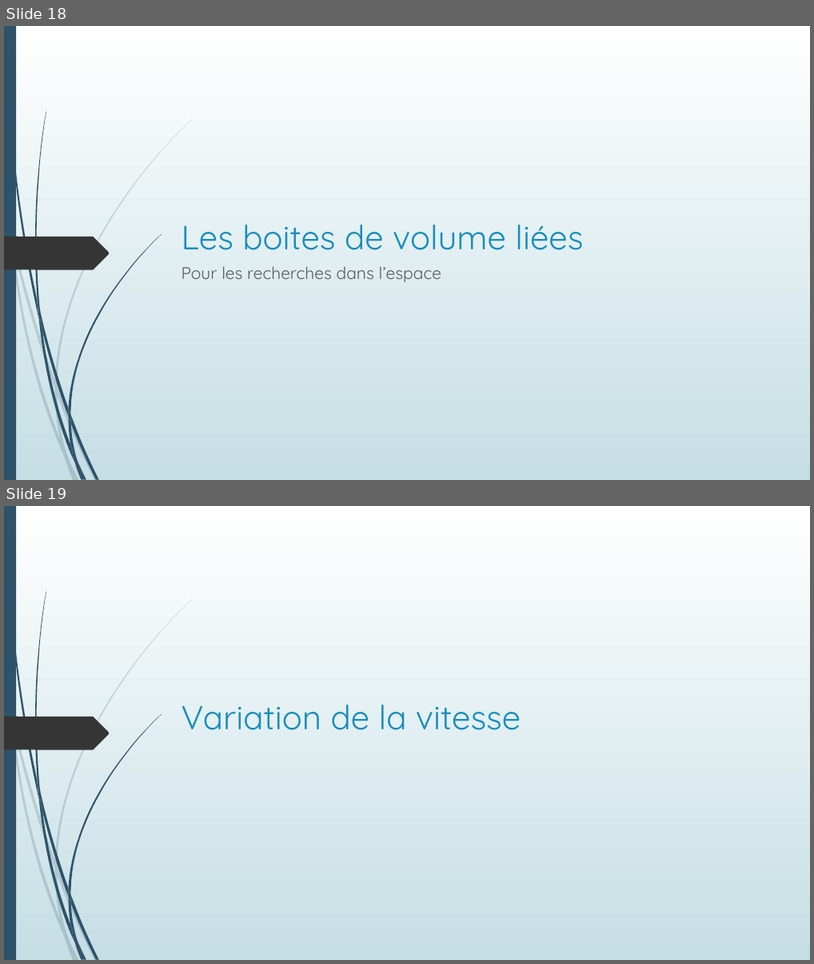
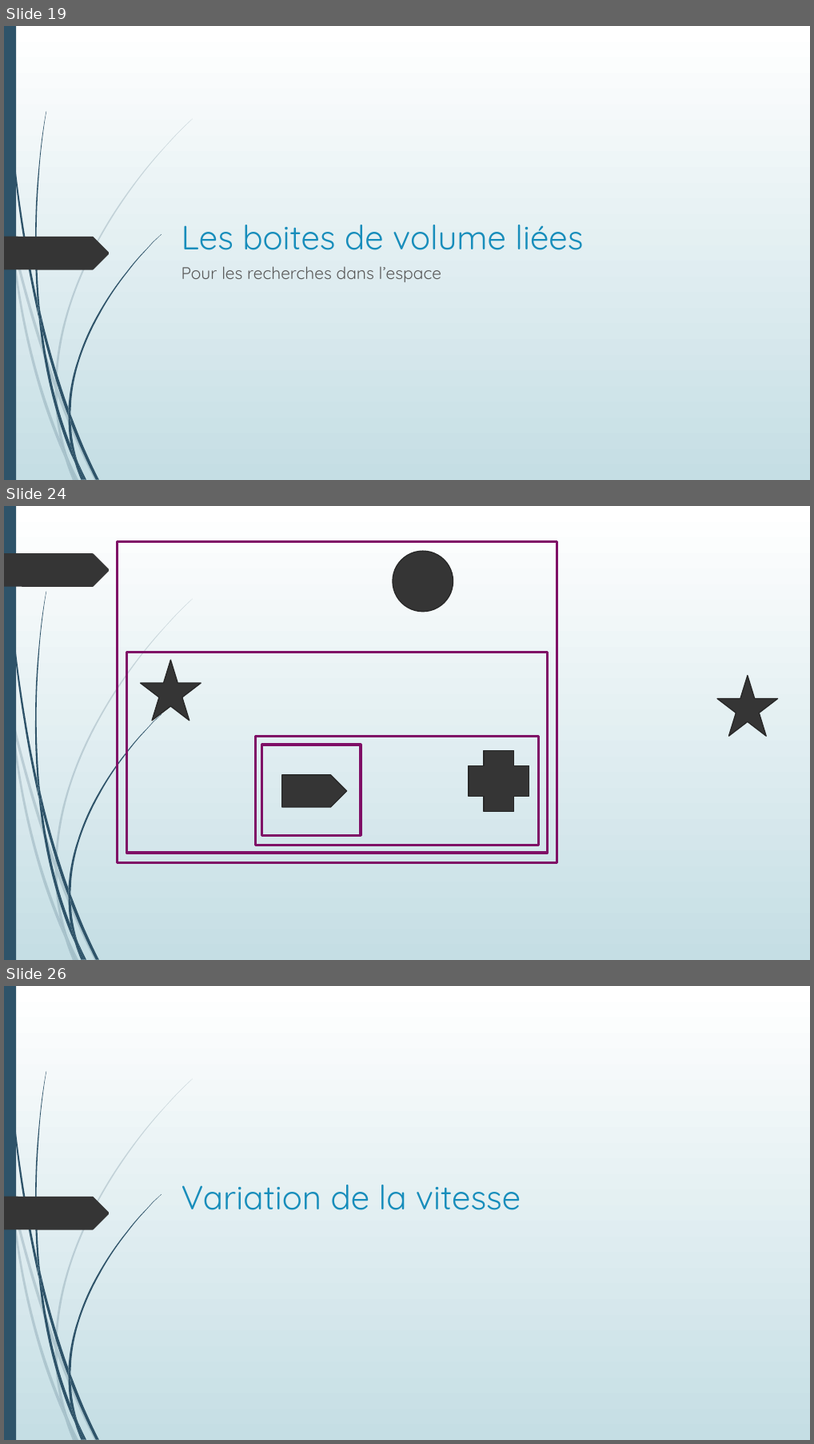
Before and after one commit to Poroing/CrowdDeplacementOptimisation, a slide deck: Présentation/Détermination d'un plan d'évacuation incendie.pptx. Shown one above the other, each under a label of ours: slides 18 and 19 before the commit, slides 19, 24 and 26 after it; the slides between them are not shown. The pictures are 814x964 and 814x1444 pixels, drawn with LibreOffice and Linux fonts; fonts in the diff are those of the drawing. Boxes give left, top, right and bottom in pixels: in the first picture for what was removed or moved away, otherwise in the second. Text is boxed around its words. In the diff, an @@ line names an element or a change of style, - is before the commit and + after.

```diff
--- a/Présentation/Détermination d'un plan d'évacuation incendie.pptx
+++ b/Présentation/Détermination d'un plan d'évacuation incendie.pptx
@@ slide 24 added at (x1=4, y1=506, x2=810, y2=960), background gradient #FFFFFF to #C5DEE5; not listed: 23 template elements that a slide beside it also shows @@
@@ freeform shape added at (x1=4, y1=553, x2=110, y2=587), fill #353535 @@
@@ rectangle added at (x1=117, y1=542, x2=558, y2=863), outline #7F0E66 3 pt @@
@@ ellipse added at (x1=393, y1=551, x2=454, y2=612), fill #353535, outline #272727 1.25 pt @@
@@ rectangle added at (x1=127, y1=652, x2=548, y2=852), outline #7F0E66 3 pt @@
@@ star added at (x1=141, y1=660, x2=202, y2=720), fill #353535, outline #272727 1.25 pt @@
@@ star added at (x1=718, y1=676, x2=778, y2=736), fill #353535, outline #272727 1.25 pt @@
@@ rectangle added at (x1=256, y1=736, x2=539, y2=844), outline #7F0E66 3 pt @@
@@ rectangle added at (x1=262, y1=744, x2=361, y2=835), outline #272727 1.25 pt @@
@@ rectangle added at (x1=262, y1=744, x2=361, y2=835), outline #7F0E66 3 pt @@
@@ plus added at (x1=470, y1=751, x2=530, y2=811), fill #353535, outline #272727 1.25 pt @@
@@ pentagon arrow added at (x1=282, y1=775, x2=347, y2=807), fill #353535, outline #272727 1.25 pt @@
@@ what was slide 18 is now slide 19 @@
@@ what was slide 19 is now slide 26 @@
```
Also in this commit, not shown: 2 slides changed, 8 other slides added, 1 slide removed.
